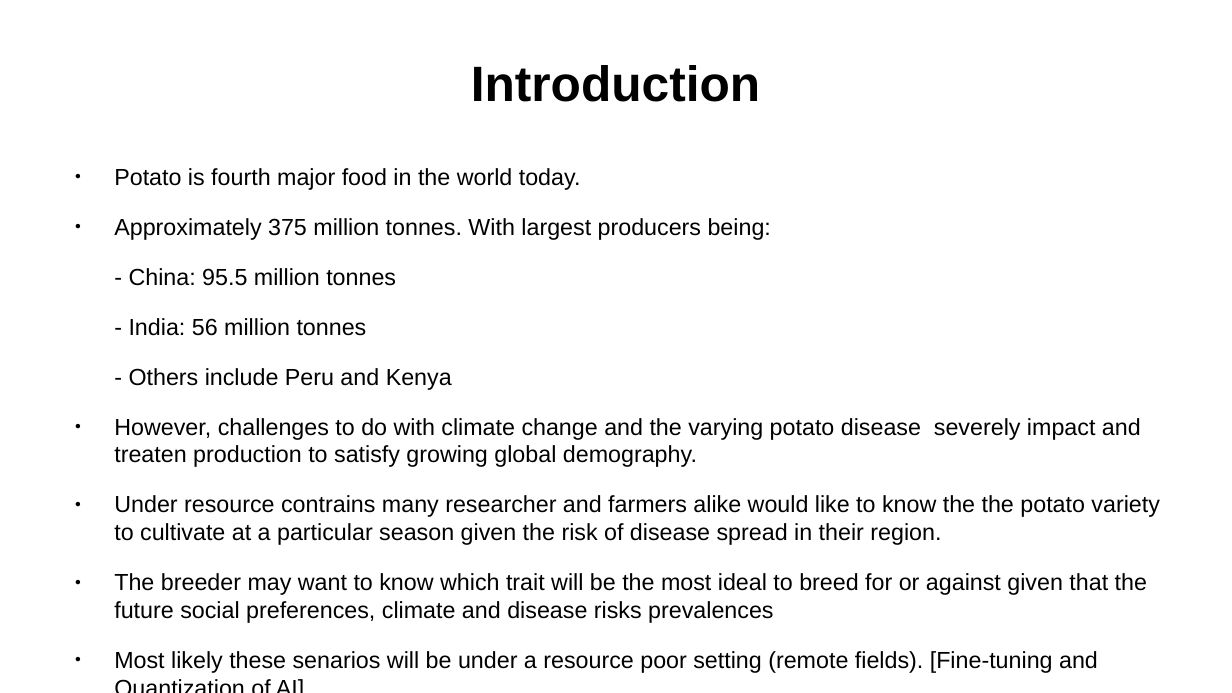
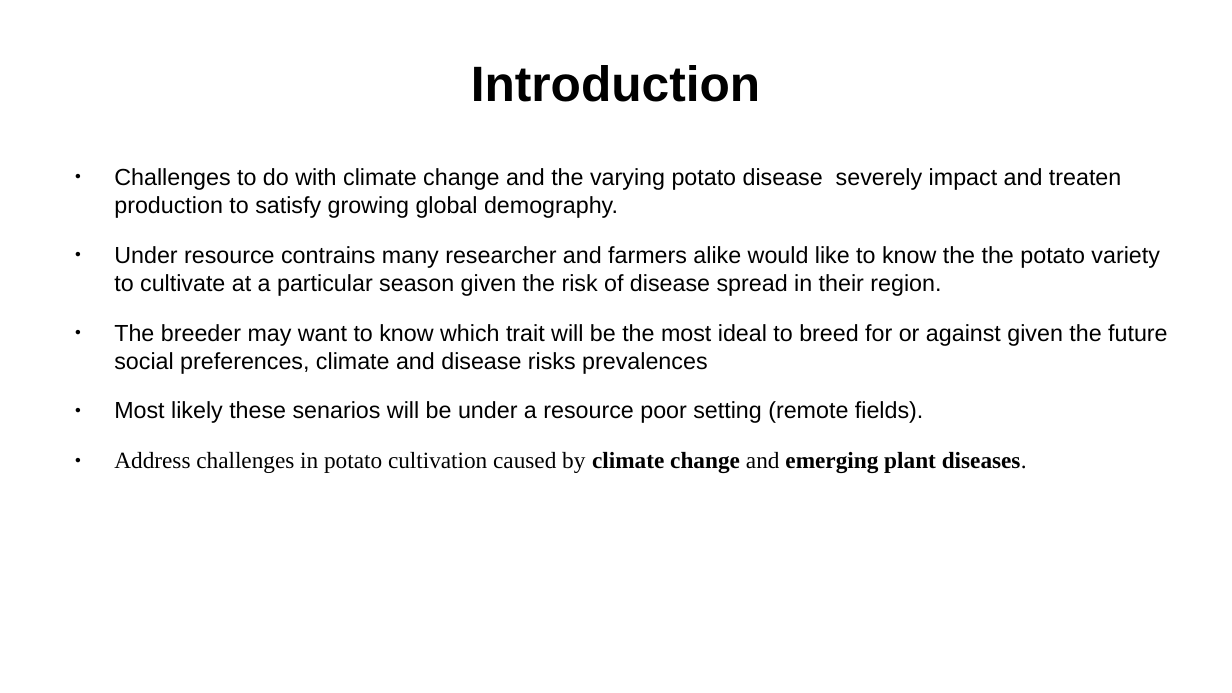
Before and after one commit to ShadrackOdikara/FutureProofAgricAIBreedingEpidemiology, a slide deck: slide 2 of Documentation/20th January 2025 Presentation.pptx. Drawn at 1232x693 pixels with LibreOffice and Linux fonts; fonts in the diff are those of the drawing. Boxes give left, top, right and bottom in pixels: in the first picture for what was removed or moved away, otherwise in the second. Text is boxed around its words. In the diff, an @@ line names an element or a change of style, - is before the commit and + after.

```diff
--- a/Documentation/20th January 2025 Presentation.pptx
+++ b/Documentation/20th January 2025 Presentation.pptx
@@ text at (x1=114, y1=168, x2=1121, y2=218): text changed @@
-● Potato is fourth major food in the world today.
-● Approximately 375 million tonnes. With largest producers being:
-- China: 95.5 million tonnes
-- India: 56 million tonnes
-- Others include Peru and Kenya
-● However, challenges to do with climate change and the varying potato disease severely impact and treaten production to satisfy growing global demography.
+● Challenges to do with climate change and the varying potato disease severely impact and treaten production to satisfy growing global demography.
@@ text at (x1=114, y1=324, x2=1167, y2=473): text changed @@
-● The breeder may want to know which trait will be the most ideal to breed for or against given that the future social preferences, climate and disease risks prevalences
-● Most likely these senarios will be under a resource poor setting (remote fields). [Fine-tuning and Quantization of AI]
+● The breeder may want to know which trait will be the most ideal to breed for or against given the future social preferences, climate and disease risks prevalences
+● Most likely these senarios will be under a resource poor setting (remote fields).
+● Address challenges in potato cultivation caused by climate change and emerging plant diseases.
```
Also in this commit, not shown: 5 other slides changed, 6 slides added, 5 slides removed, 19 other files.
